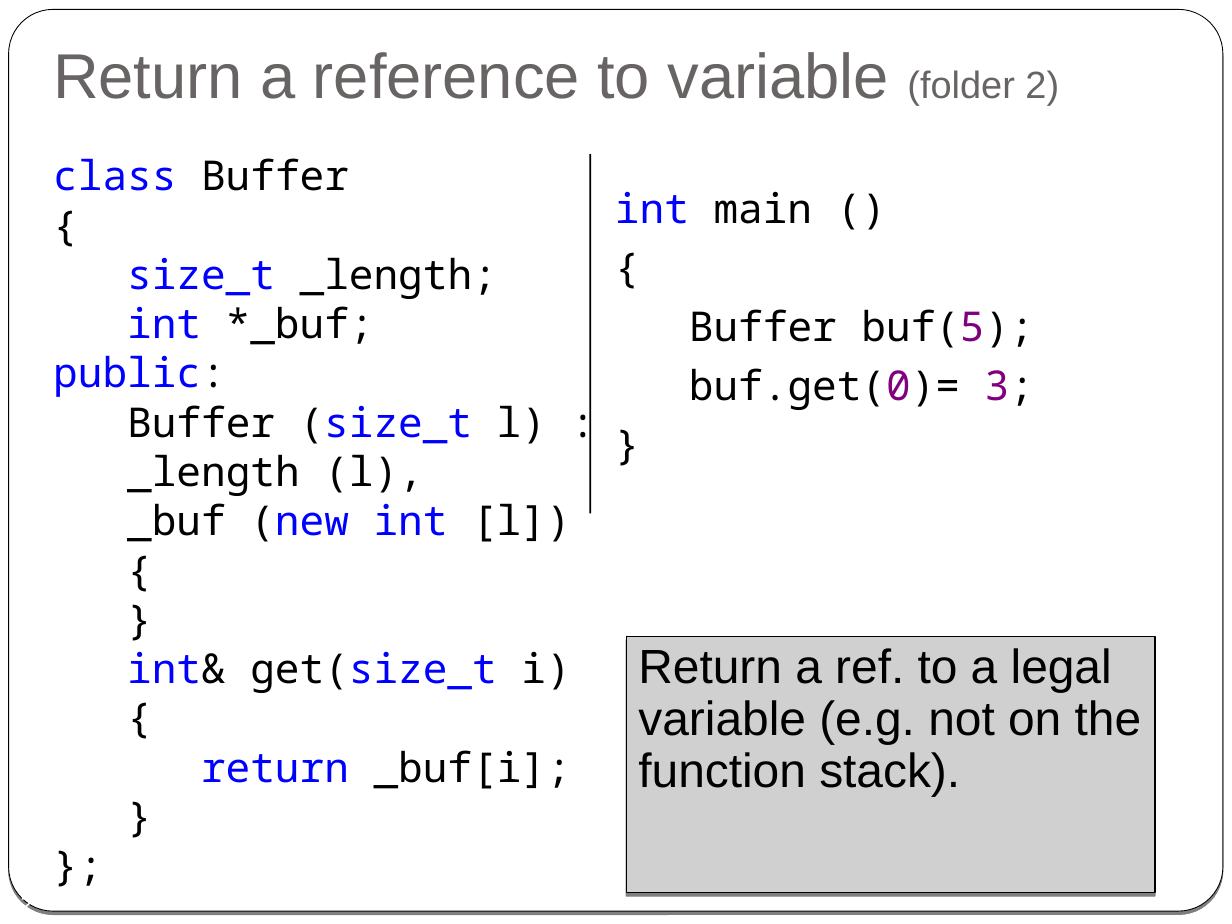
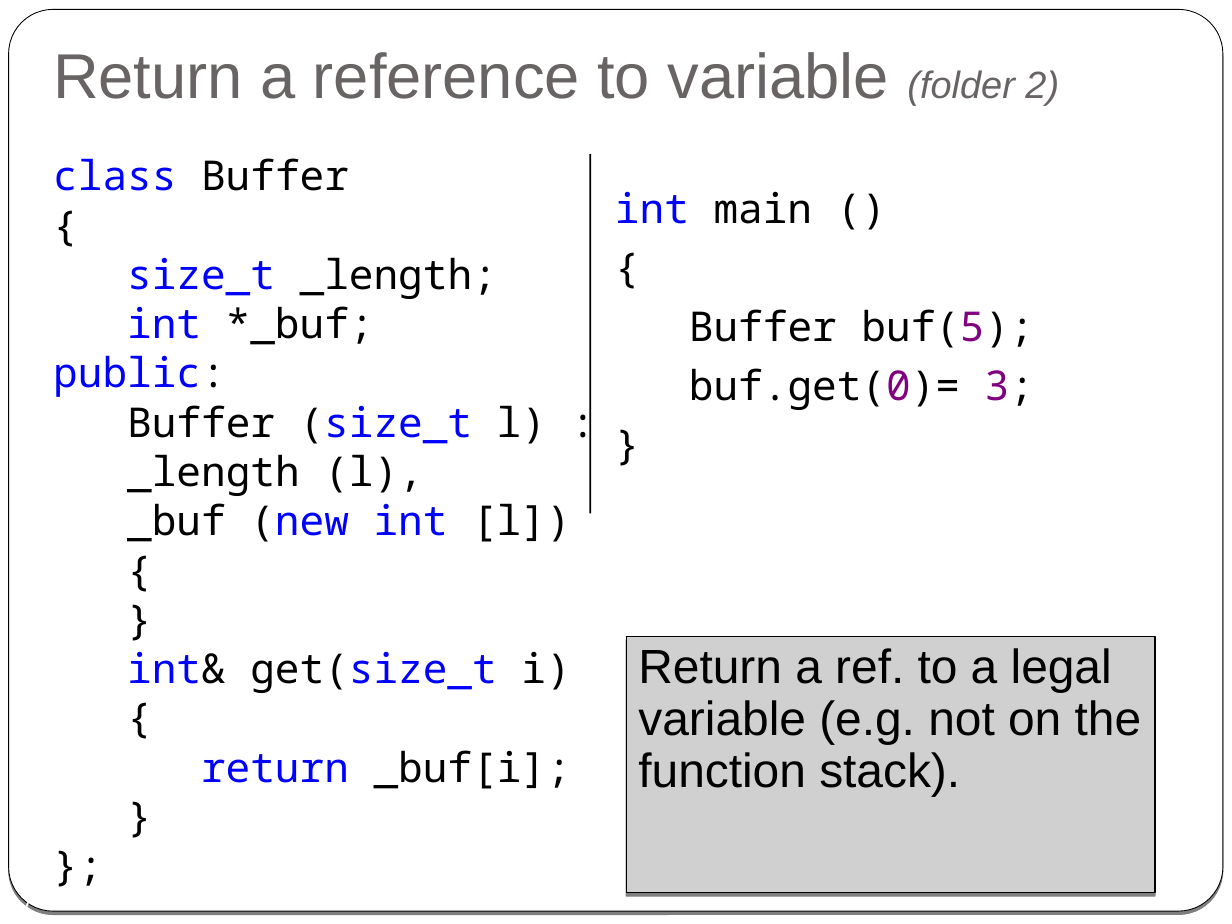
Before and after one commit to cpp-at-ariel/cpp-5778, a slide deck: slide 17 of week03-reference-const/slides-reference.odp (slide 12 before the commit). Drawn at 1232x924 pixels with LibreOffice and Linux fonts; fonts in the diff are those of the drawing; grey boxes stand for pictures. Boxes give left, top, right and bottom in pixels: in the first picture for what was removed or moved away, otherwise in the second. Text is boxed around its words. In the diff, an @@ line names an element or a change of style, - is before the commit and + after.

```diff
--- a/week03-reference-const/slides-reference.odp
+++ b/week03-reference-const/slides-reference.odp
@@ title "Return a reference to variable ..." at bbox=[53, 52, 1059, 105]: italic on in "(folder 2)" @@
```
Also in this commit, not shown: 6 other slides changed, 25 other files.
